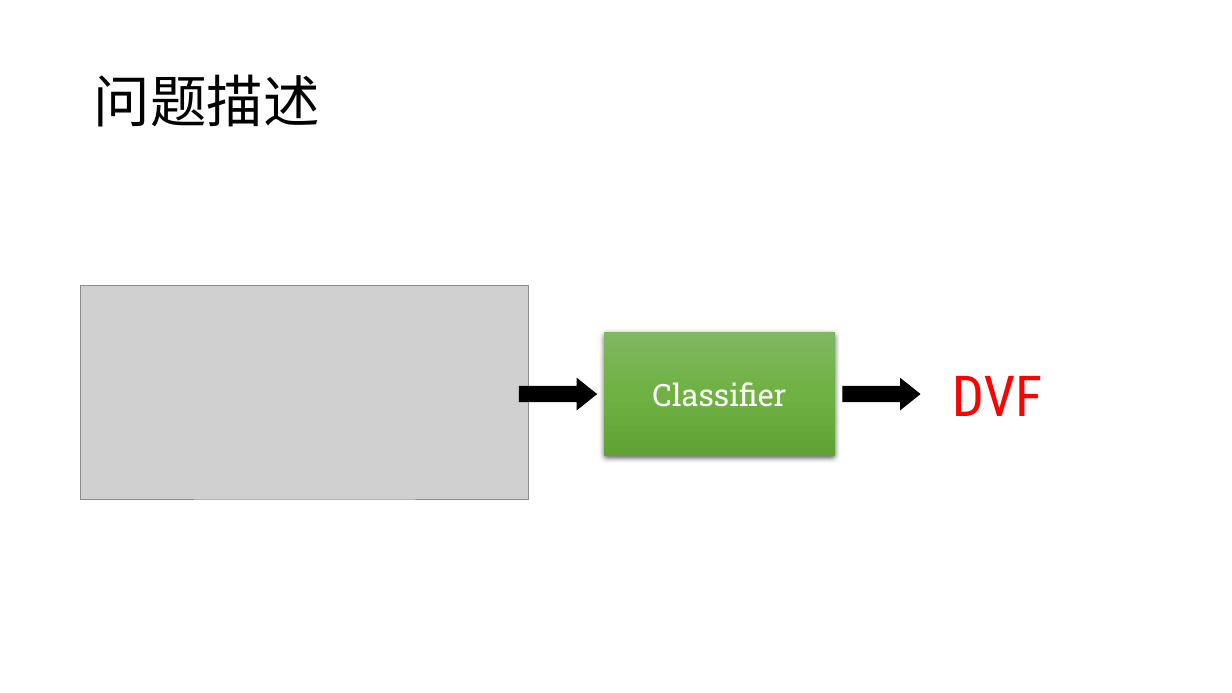
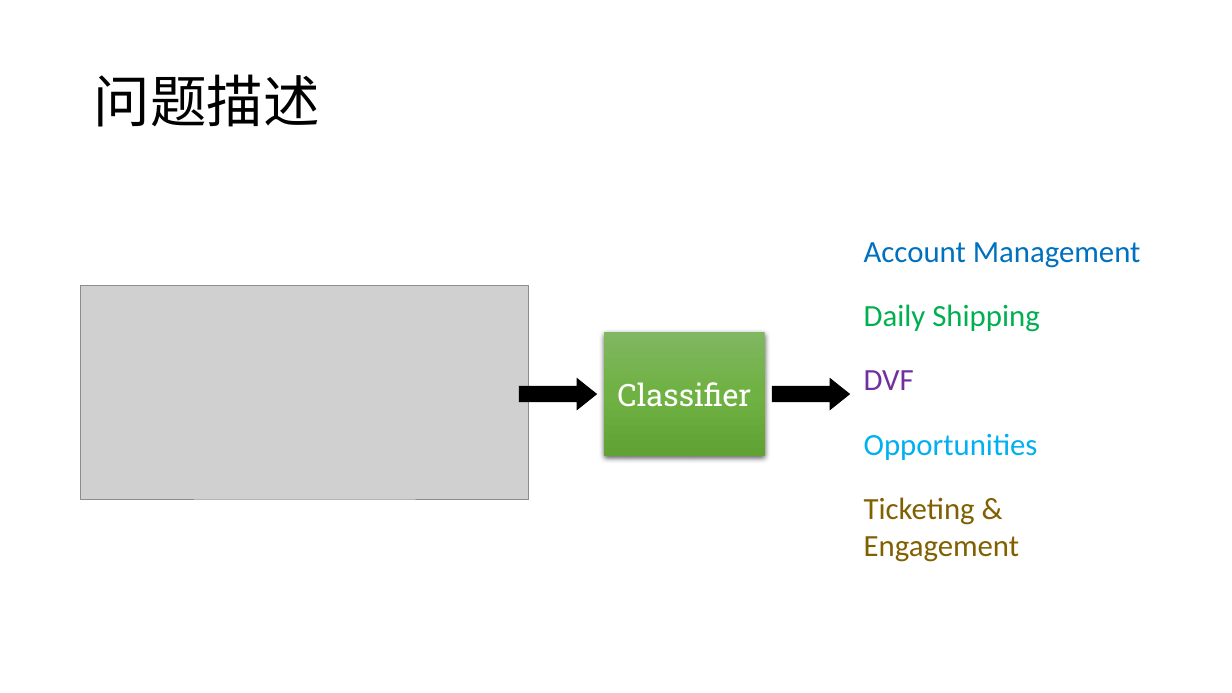
Before and after one commit to foamliu/Learning-DL, a slide deck: slide 2 of nlp/bayes/NB.pptx. Drawn at 1232x693 pixels with LibreOffice and Linux fonts; fonts in the diff are those of the drawing; grey boxes stand for pictures. Boxes give left, top, right and bottom in pixels: in the first picture for what was removed or moved away, otherwise in the second. Text is boxed around its words. In the diff, an @@ line names an element or a change of style, - is before the commit and + after.

Commit message:
update NB slide

```diff
--- a/nlp/bayes/NB.pptx
+++ b/nlp/bayes/NB.pptx
@@ text added at [864, 242, 1141, 268], 24 pt, text #0070C0 @@
+Account Management
@@ text added at [864, 304, 1039, 332], 24 pt, text #00B050 @@
+Daily Shipping
@@ rectangle "Classifier": place and size @@
-rectangle "Classifier" at [604, 333, 836, 456]
+rectangle "Classifier" at [604, 333, 765, 456]
@@ text "DVF": place and size @@
-text "DVF" at [952, 376, 1042, 416]
+text "DVF" at [864, 370, 914, 390]
@@ text "DVF" at [864, 370, 914, 390]: size 44 to 24 pt, font Roboto Condensed to Calibri, text colour #FF0000 to #7030A0; less space between paragraphs @@
@@ right arrow: place and size @@
-right arrow at [843, 379, 920, 409]
+right arrow at [773, 379, 849, 409]
@@ text added at [864, 433, 1038, 460], 24 pt, text #00B0F0 @@
+Opportunities
@@ text added at [864, 497, 1020, 562], 24 pt, text #806000 @@
+Ticketing & Engagement
```
Also in this commit, not shown: 1 other file.
